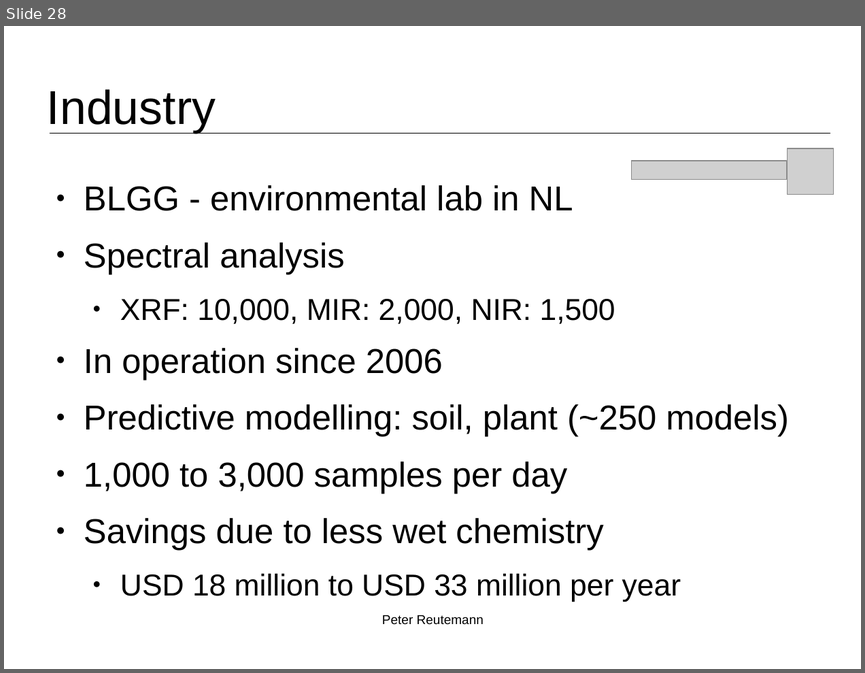
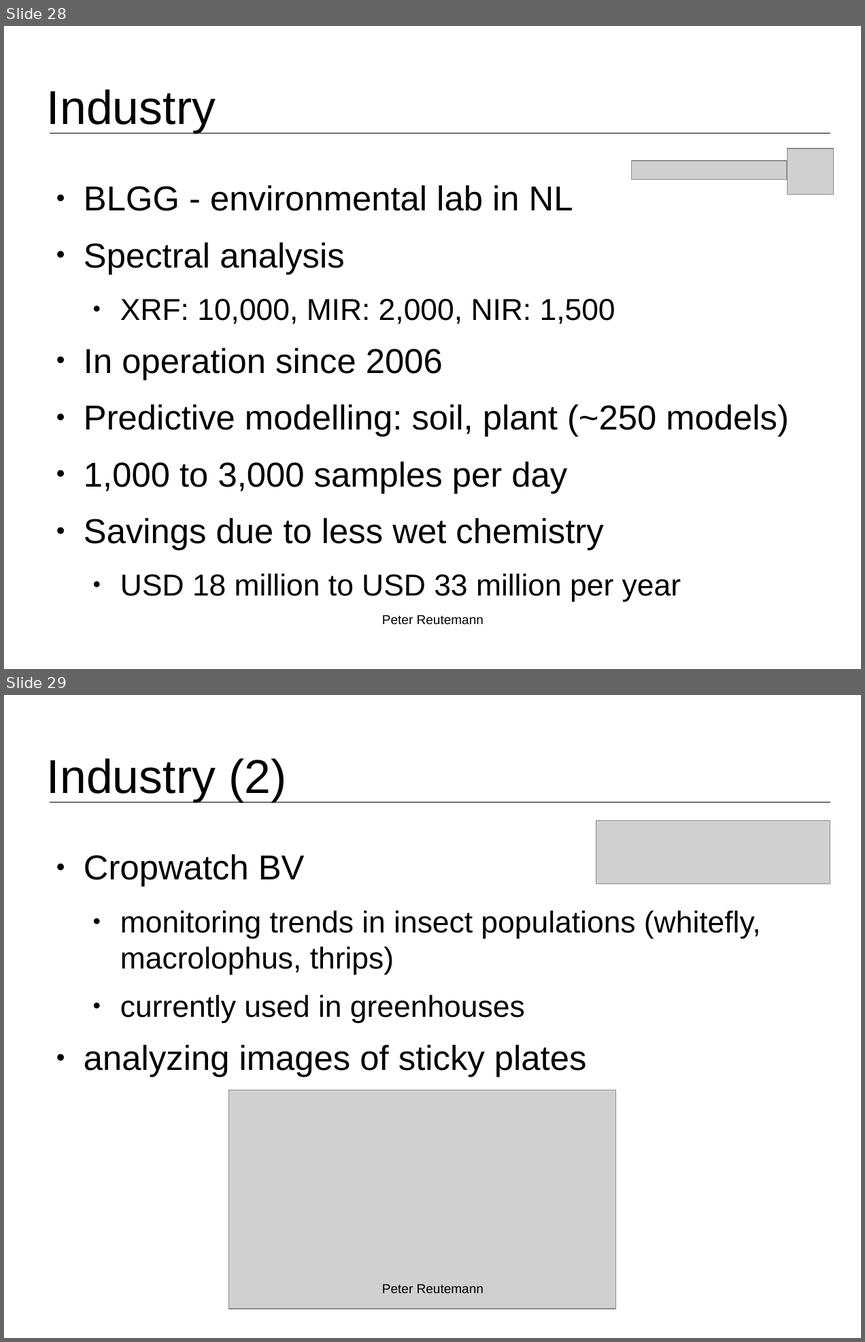
Before and after one commit to fracpete/kuching-2015, a slide deck: 1_intro/kuching2015_intro.odp. Shown one above the other, each under a label of ours: slide 28 before the commit, slides 28 and 29 after it. The pictures are 865x673 and 865x1342 pixels, drawn with LibreOffice and Linux fonts; fonts in the diff are those of the drawing; grey boxes stand for pictures; background and template pictures are left out. Boxes give left, top, right and bottom in pixels: in the first picture for what was removed or moved away, otherwise in the second. Text is boxed around its words. In the diff, an @@ line names an element or a change of style, - is before the commit and + after.

Commit message:
added cropwatch

```diff
--- a/1_intro/kuching2015_intro.odp
+++ b/1_intro/kuching2015_intro.odp
@@ slide 29 added at [4, 695, 861, 1338], background #FFFFFF; not listed: 1 template element that a slide beside it also shows @@
@@ title added at [47, 758, 287, 802], 44 pt, text #000000 @@
+Industry (2)
@@ picture added at [596, 820, 830, 883] @@
@@ text added at [84, 854, 761, 1077], 28 pt, text #000000 @@
+● Cropwatch BV
+  ● monitoring trends in insect populations (whitefly, macrolophus, thrips)
+  ● currently used in greenhouses
+● analyzing images of sticky plates
@@ picture added at [228, 1090, 616, 1308] @@
@@ text added at [382, 1284, 483, 1293], 12 pt, text #000000 @@
+Peter Reutemann
```
Also in this commit, not shown: 2 other files.
